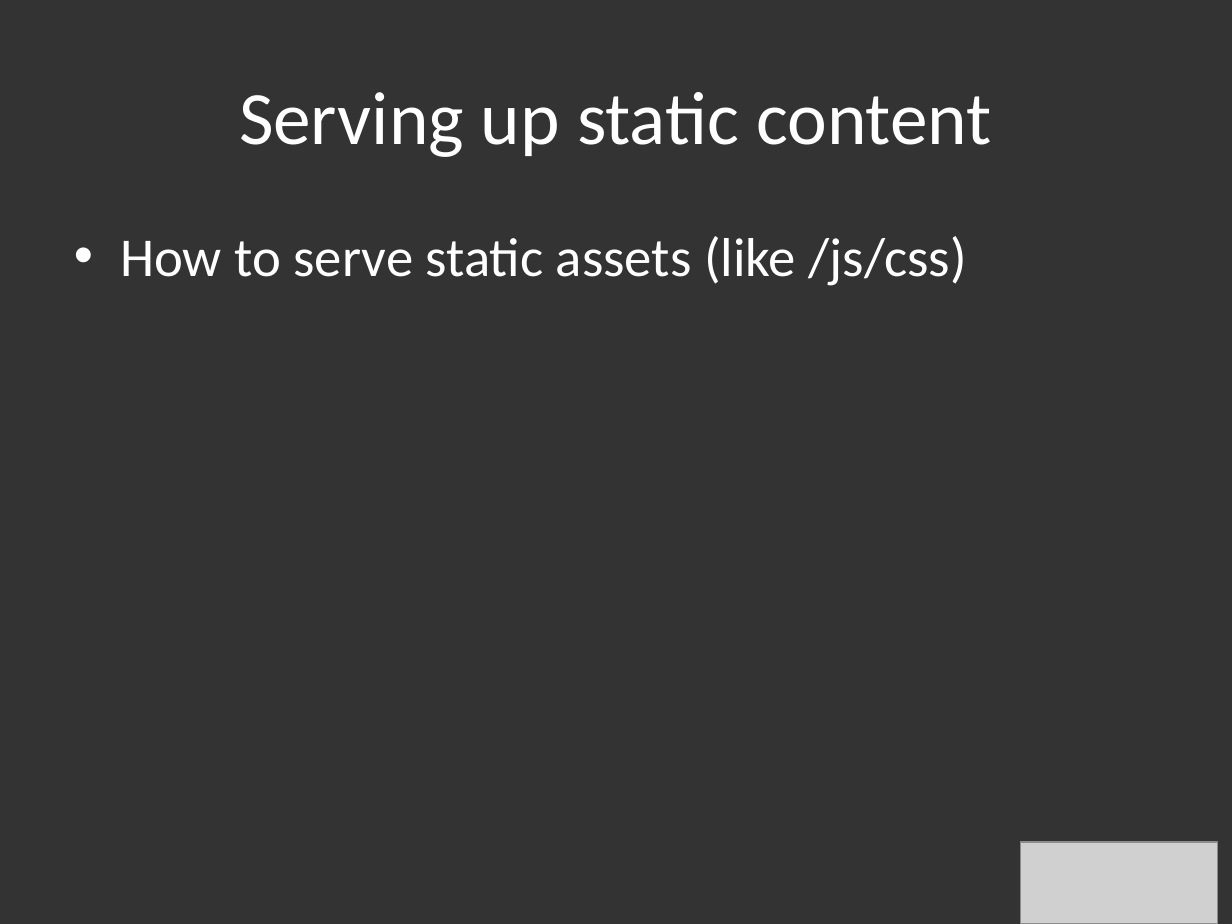
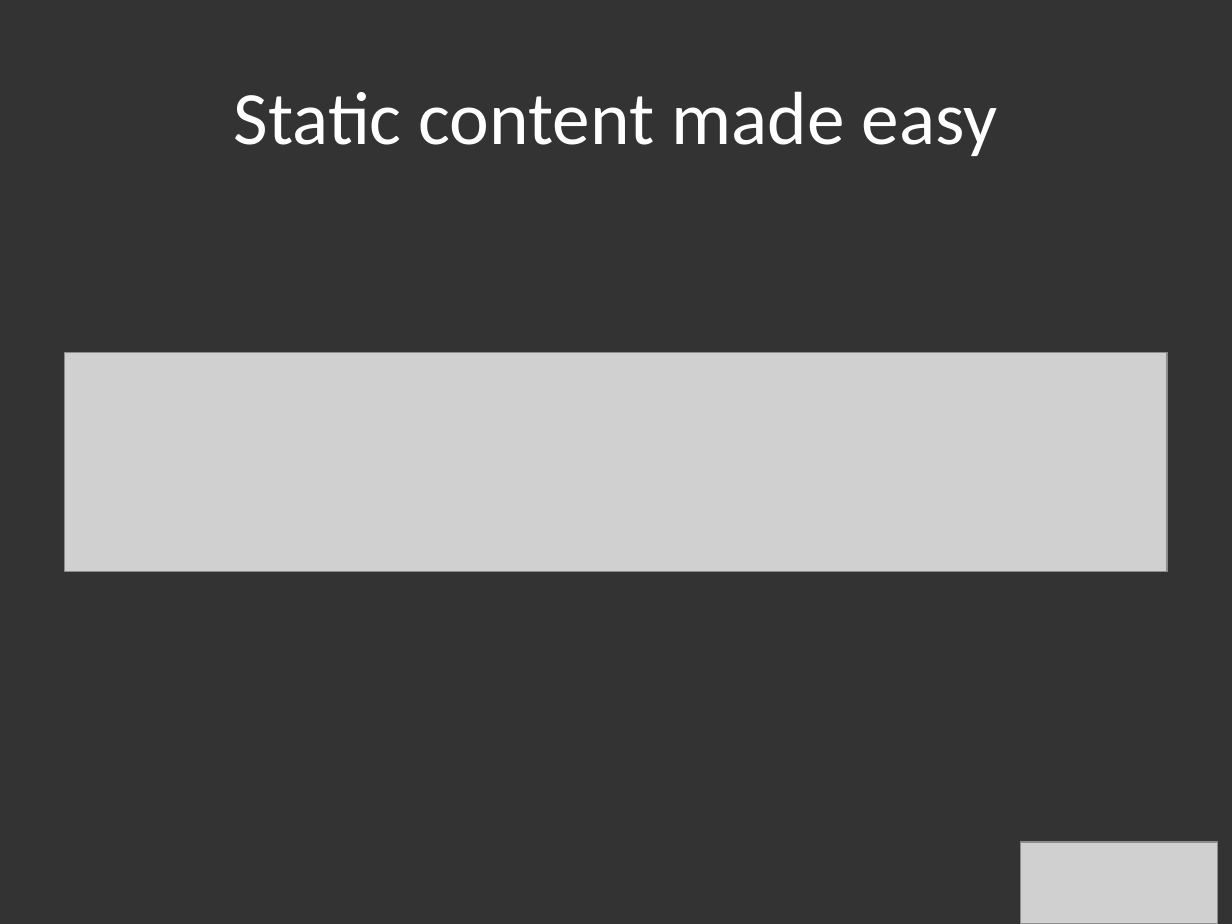
Before and after one commit to hlfshell/node.jSTL-Intro-Series---An-Introduction-to-Express, a slide deck: slide 23 of nodejs intro to express.pptx (slide 24 before the commit). Drawn at 1232x924 pixels with LibreOffice and Linux fonts; fonts in the diff are those of the drawing; grey boxes stand for pictures. Boxes give left, top, right and bottom in pixels: in the first picture for what was removed or moved away, otherwise in the second. Text is boxed around its words. In the diff, an @@ line names an element or a change of style, - is before the commit and + after.

```diff
--- a/nodejs intro to express.pptx
+++ b/nodejs intro to express.pptx
@@ title at <box>234,91,998,156</box>: text changed @@
-Serving up static content
+Static content made easy
@@ text removed at <box>120,236,966,286</box> @@
-• How to serve static assets (like /js/css)
@@ picture added at <box>65,352,1168,572</box> @@
```
Also in this commit, not shown: 5 other slides changed, 2 slides added, 4 slides removed, 7 other files.
